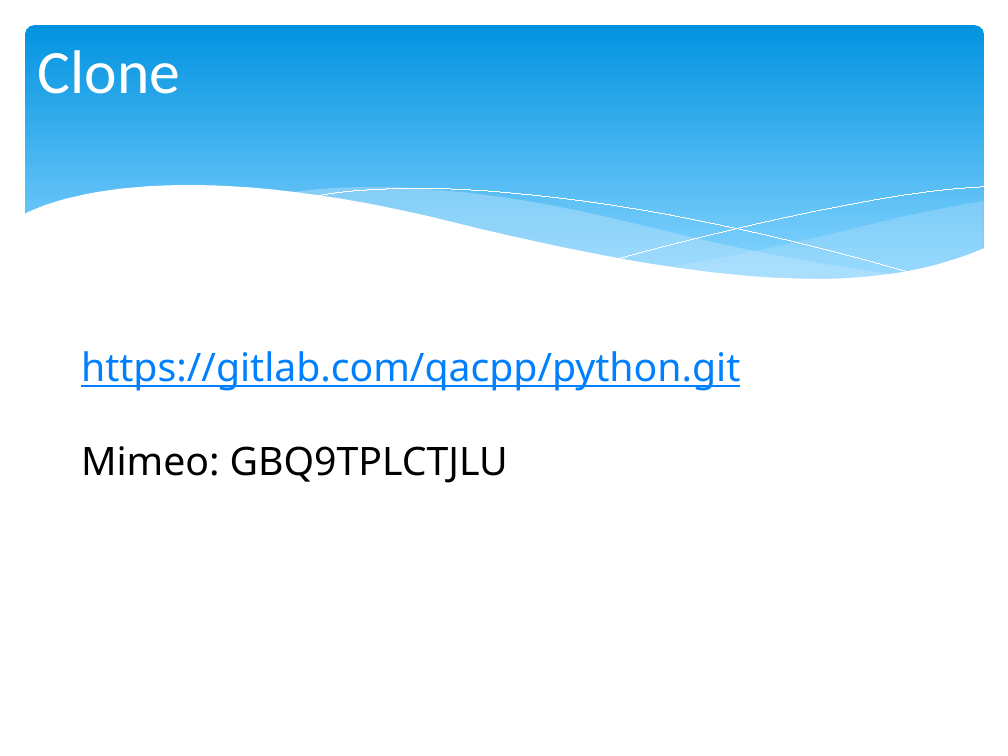
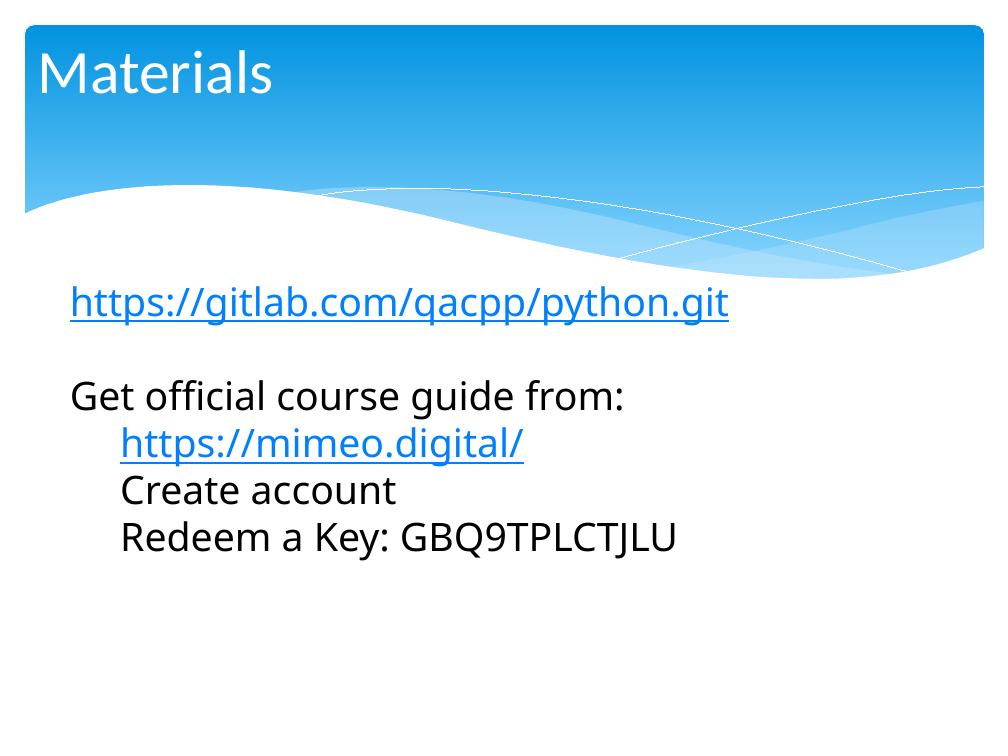
Before and after one commit to chris-turps/QA_Python3, a slide deck: slide 6 of DG_01 VSC-Setup.pptx (slide 8 before the commit). Drawn at 1008x756 pixels with LibreOffice and Linux fonts; fonts in the diff are those of the drawing. Boxes give left, top, right and bottom in pixels: in the first picture for what was removed or moved away, otherwise in the second. Text is boxed around its words. In the diff, an @@ line names an element or a change of style, - is before the commit and + after.

```diff
--- a/DG_01 VSC-Setup.pptx
+++ b/DG_01 VSC-Setup.pptx
@@ title at (x1=38, y1=50, x2=273, y2=94): text changed @@
-Clone
+Materials
@@ text "https://gitlab.com/qacpp/python.git" moved from (x1=81, y1=351, x2=740, y2=483) to (x1=70, y1=286, x2=729, y2=561) @@
@@ text at (x1=70, y1=380, x2=678, y2=561): text changed @@
-Mimeo: GBQ9TPLCTJLU
+Get official course guide from:
+  https://mimeo.digital/
+  Create account
+  Redeem a Key: GBQ9TPLCTJLU
```
Also in this commit, not shown: 1 other slide changed, 2 slides added, 4 other files.
